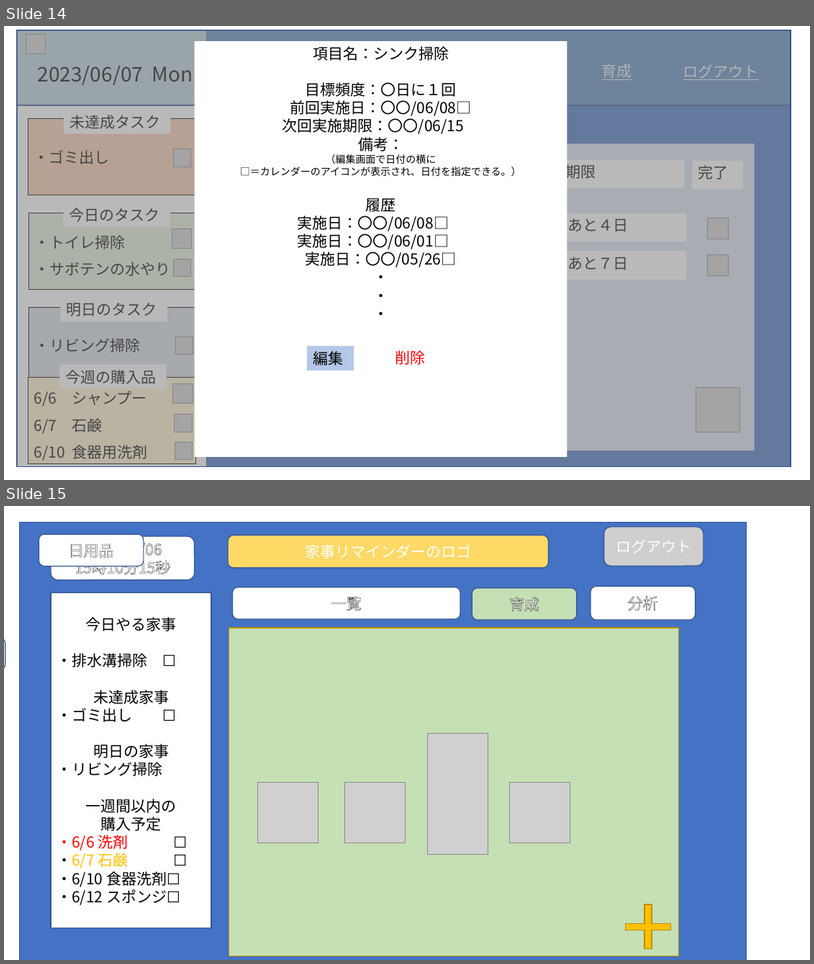
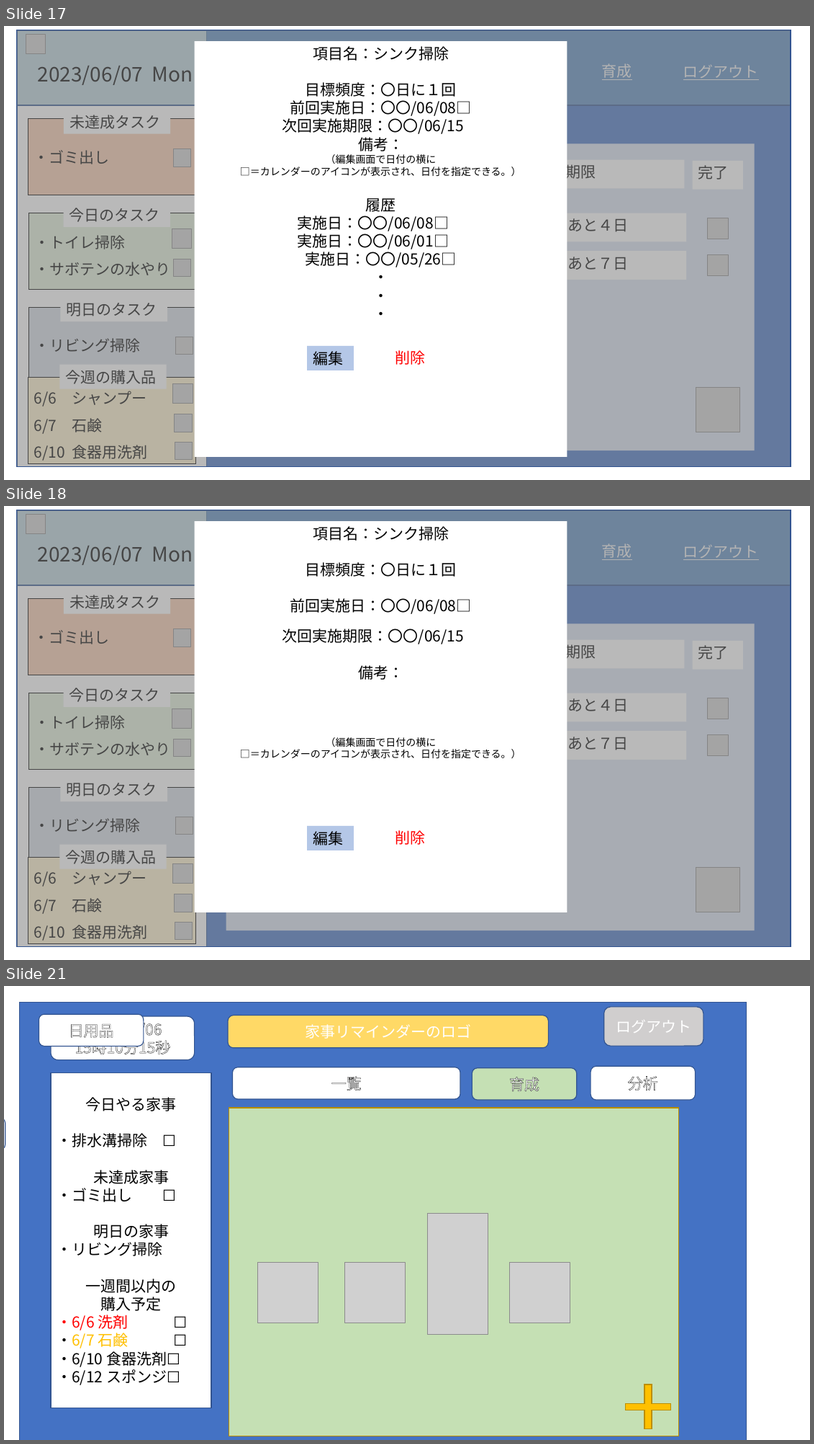
Before and after one commit to dojo2023/A-5, a slide deck: doc/外部設計_プレゼン.pptx. Shown one above the other, each under a label of ours: slides 14 and 15 before the commit, slides 17, 18 and 21 after it; the slides between them are not shown. The pictures are 814x964 and 814x1444 pixels, drawn with LibreOffice and Linux fonts; fonts in the diff are those of the drawing; grey boxes stand for pictures. Boxes give left, top, right and bottom in pixels: in the first picture for what was removed or moved away, otherwise in the second. Text is boxed around its words. In the diff, an @@ line names an element or a change of style, - is before the commit and + after.

```diff
--- a/doc/外部設計_プレゼン.pptx
+++ b/doc/外部設計_プレゼン.pptx
@@ slide 18 added at box(4, 506, 810, 960), background #FFFFFF @@
@@ rectangle added at box(17, 510, 206, 947), fill #FFFFFF, outline #325491 1 pt @@
@@ rectangle added at box(17, 510, 791, 947), fill #808080 at 55% opacity, outline #325491 1 pt @@
@@ rectangle added at box(23, 510, 791, 947), fill #4472C4, outline #325491 1 pt @@
@@ rectangle added at box(195, 521, 568, 912), fill #FFFFFF, 18 pt, text #000000 @@
+項目名：シンク掃除
+目標頻度：〇日に１回
+前回実施日：〇〇/06/08□
+次回実施期限：〇〇/06/15
+備考：
+（編集画面で日付の横に
+□＝カレンダーのアイコンが表示され、日付を指定できる。）
@@ group added at box(17, 510, 791, 585): 3 texts, 1 rectangle, 1 rounded rectangle, 1 picture @@
+育成
+ログアウト
+2023/06/07 Mon
@@ rectangle added at box(64, 590, 171, 614), fill #FFFFFF, 18 pt, text #000000 @@
+未達成タスク
@@ rectangle added at box(28, 599, 196, 674), fill #F8CBAD, outline #000000 0.75 pt, 18 pt, text #000000 @@
+・ゴミ出し
@@ picture added at box(173, 629, 191, 646) @@
@@ group added at box(226, 623, 755, 930): 5 rectangles, 2 pictures @@
+あと４日
+期限
+あと７日
+完了
@@ group added at box(28, 682, 197, 769): 2 rectangles, 2 pictures @@
+・トイレ掃除
+・サボテンの水やり
+今日のタスク
@@ rectangle added at box(60, 777, 167, 801), fill #FFFFFF, 18 pt, text #000000 @@
+明日のタスク
@@ rectangle added at box(28, 788, 197, 864), fill #D6DCE5, outline #000000 0.75 pt, 18 pt, text #000000 @@
+・リビング掃除
@@ picture added at box(175, 816, 193, 834) @@
@@ rectangle added at box(307, 826, 354, 850), fill #B4C7E7, 18 pt, text #000000 @@
+編集
@@ text added at box(395, 830, 425, 844), 18 pt, text #FF0000 @@
+削除
@@ group added at box(28, 844, 196, 943): 3 pictures, 2 rectangles @@
+6/6 シャンプー
+6/7 石鹸
+6/10 食器用洗剤
+今週の購入品
@@ picture added at box(697, 867, 741, 912) @@
@@ what was slide 14 is now slide 17 @@
@@ what was slide 15 is now slide 21 @@
```
Also in this commit, not shown: 7 slides changed, 5 other slides added.
